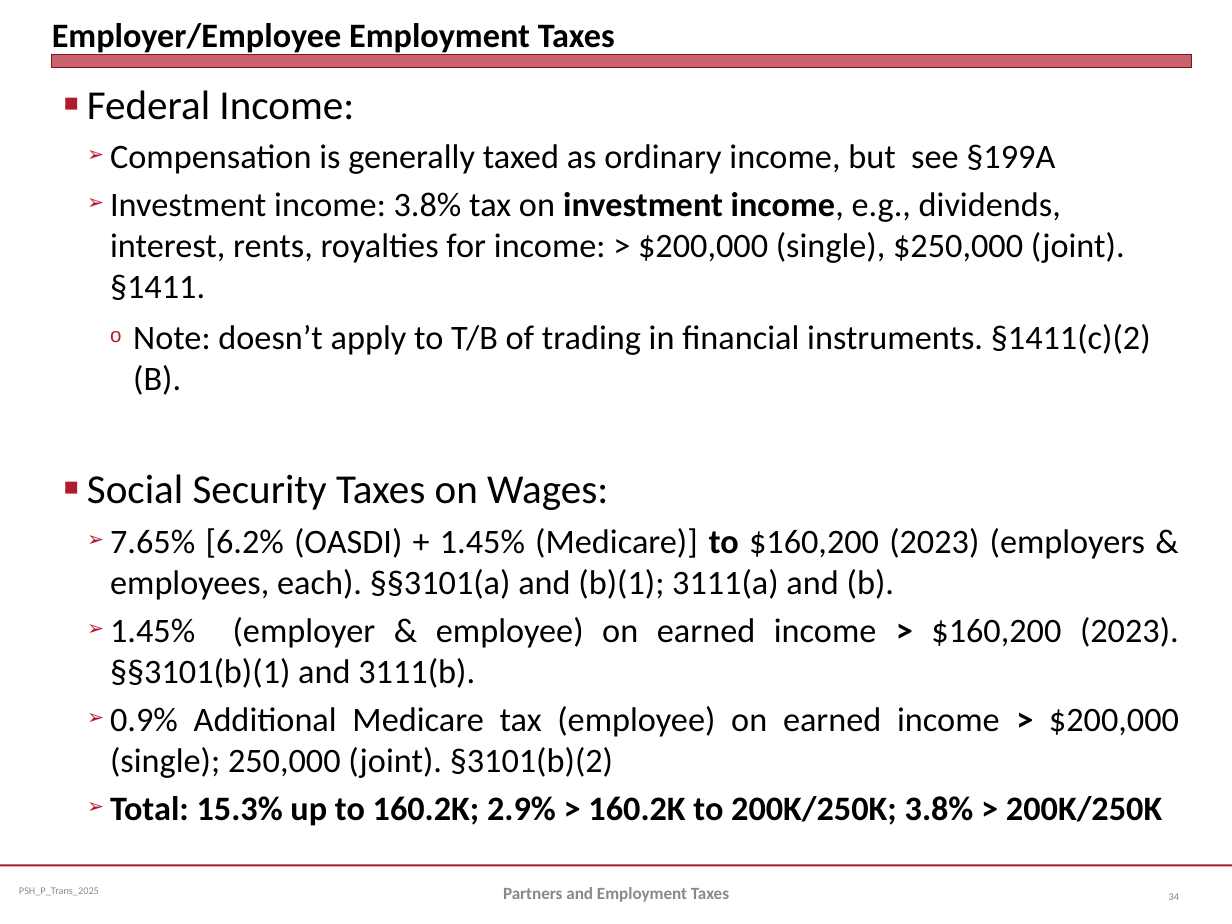
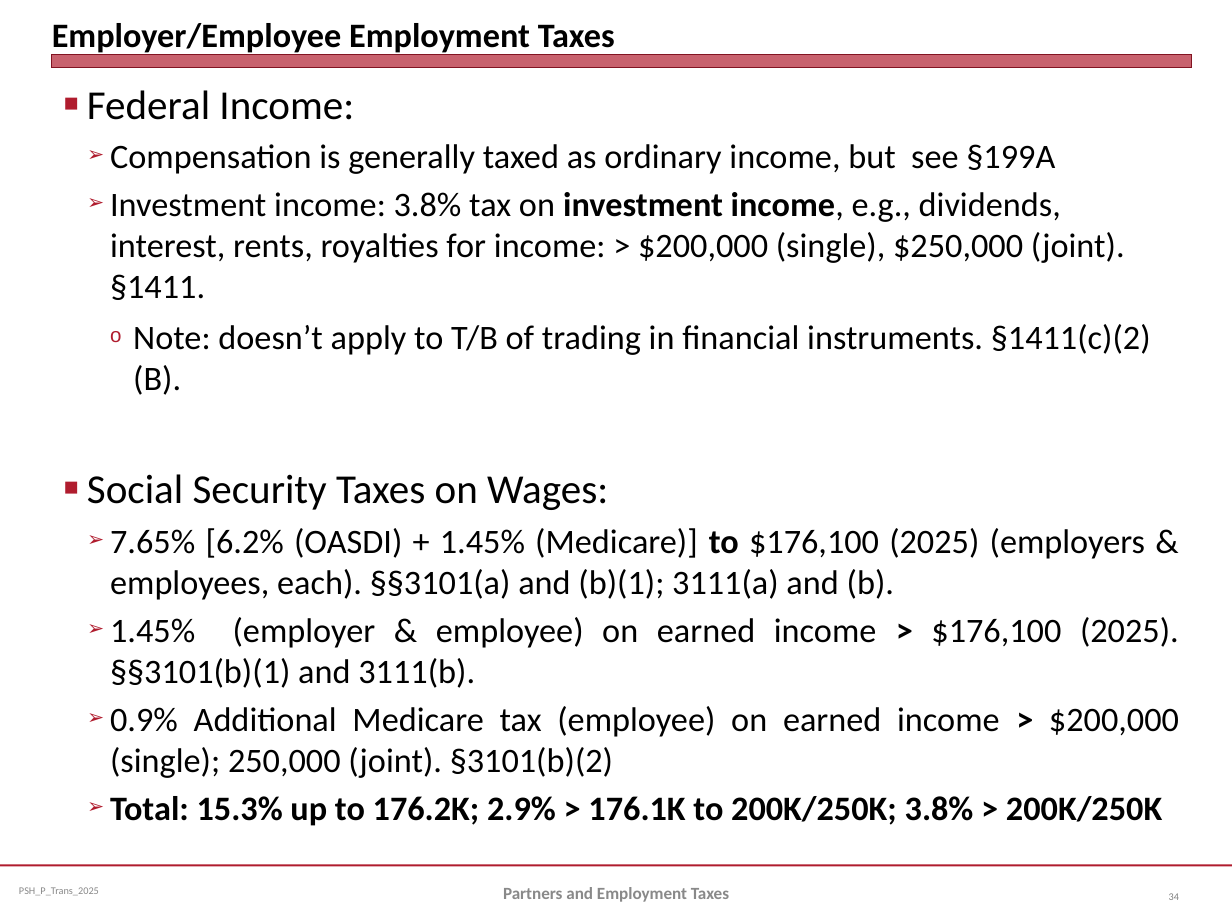
Before and after one commit to jmc877/Partnership-Tax, a slide deck: slide 34 of slides/PSH_P_Trans_2025.pptx. Drawn at 1232x924 pixels with LibreOffice and Linux fonts; fonts in the diff are those of the drawing. Boxes give left, top, right and bottom in pixels: in the first picture for what was removed or moved away, otherwise in the second. Text is boxed around its words. In the diff, an @@ line names an element or a change of style, - is before the commit and + after.

```diff
--- a/slides/PSH_P_Trans_2025.pptx
+++ b/slides/PSH_P_Trans_2025.pptx
@@ text at (110,528,1179,688): text changed @@
-  ➢ 7.65% [6.2% (OASDI) + 1.45% (Medicare)] to $160,200 (2023) (employers & employees, each). §§3101(a) and (b)(1); 3111(a) and (b).
-  ➢ 1.45% (employer & employee) on earned income > $160,200 (2023). §§3101(b)(1) and 3111(b).
+  ➢ 7.65% [6.2% (OASDI) + 1.45% (Medicare)] to $176,100 (2025) (employers & employees, each). §§3101(a) and (b)(1); 3111(a) and (b).
+  ➢ 1.45% (employer & employee) on earned income > $176,100 (2025). §§3101(b)(1) and 3111(b).
@@ text at (110,796,1162,826): text changed @@
-  ➢ Total: 15.3% up to 160.2K; 2.9% > 160.2K to 200K/250K; 3.8% > 200K/250K
+  ➢ Total: 15.3% up to 176.2K; 2.9% > 176.1K to 200K/250K; 3.8% > 200K/250K
```
Also in this commit, not shown: 5 other slides changed.
